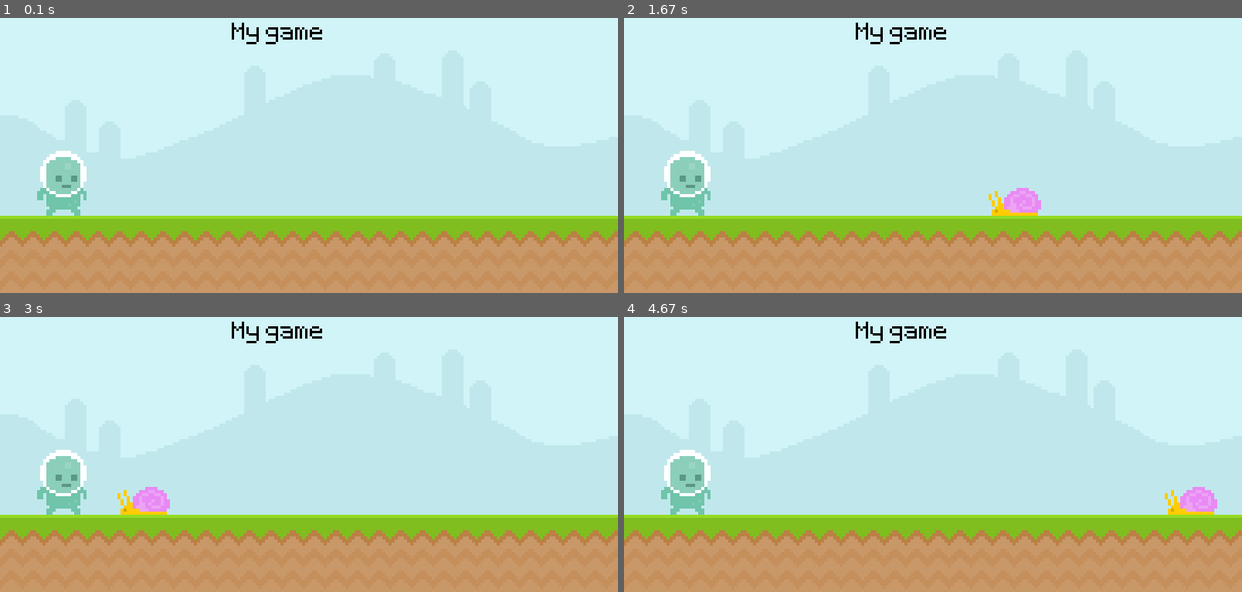
Above: before the commit, frames 1-4 (two rows, left to right).
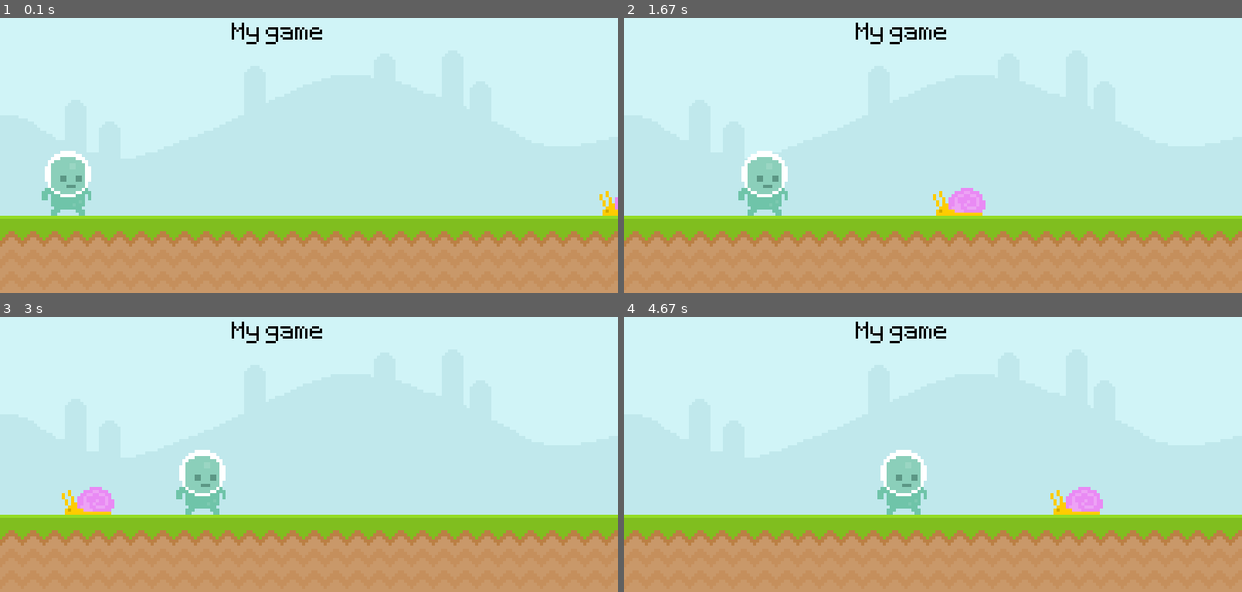
Above: after the commit, the same moments.

Repository: bstew794/PyGame_Tutorial
Game: pygame game, started from Runner.py
Two runs of this game, one before a commit and one after it. Both use one fixed random seed, a clock stepped at 60 frames per second and the inputs below.
Inputs:
- Up to frame 1 (0.1 s): no input
- Up to frame 2 (1.67 s): no input
- Up to frame 3 (3 s): no input
- Up to frame 4 (4.67 s): no input

The runs differ from the first frame. In frame 1, 0.9% of the frame differs, in the area x 6-100%, y 48-72%; in frame 2, 4.1%, in the area x 6-68%, y 48-72%; in frame 3, 3.9%; in frame 4, 4.1%.

Commit message:
Updated player and enemies to use rectangle for movement and display

Diff:
--- a/Runner.py
+++ b/Runner.py
@@ -5,6 +5,9 @@
 
 # initialize the pygame system to allow me to run and display the game
 pygame.init()
+
+# Set the name of the window
+pygame.display.set_caption('Runner')
 
 # define some variables that will be used in the rest of the code including the screen, clock, and fonts
 screen = pygame.display.set_mode((800, 400))
@@ -18,14 +21,9 @@
 snal_surf = pygame.image.load('Graphics/Enemies/Snail/snail1.png').convert_alpha()
 play_surf = pygame.image.load('Graphics/Player/walk1.png').convert_alpha()
 
-# set snail x position and assign to a variable
-snal_x_pos = 872
-
-# define a rectangle hitbox for the player
+# define a rectangle hitbox for the player, and enemies
 play_rect = play_surf.get_rect(midbottom = (80, 300))
-
-# display an opening screen and change the fill of the test surface to red
-pygame.display.set_caption('Runner')
+snal_rect = snal_surf.get_rect(bottomleft = (800, 300))
 
 # main game loop
 while True:
@@ -36,11 +34,16 @@
             pygame.quit()
             exit()
 
+
     # move the snail by a predetermined amount
-    snal_x_pos -= 4
+    snal_rect.left -= 4
 
-    if snal_x_pos < -72:
-        snal_x_pos = 872
+    if snal_rect.right <= 0:
+        snal_rect.left = 800
+
+    # move the player by a predetermined amount
+    play_rect.left += 1
+
 
     # display the skybox surface on the screen surface
     screen.blit(sky_surf, (0, 0))
@@ -52,10 +55,11 @@
     screen.blit(play_surf, play_rect)
 
     # display the snail on the screen surface
-    screen.blit(snal_surf, (snal_x_pos, 264))
+    screen.blit(snal_surf, snal_rect)
 
     # display the text surface on the screen surface
     screen.blit(text_surf, (300, 50))
+
 
     # update the visual aspects of the game for each loop
     pygame.display.update()
